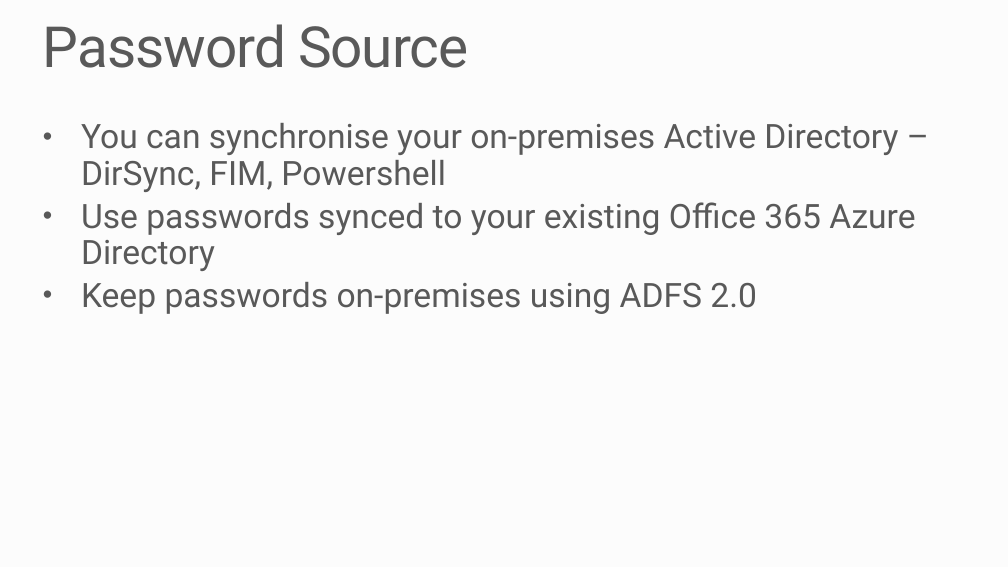
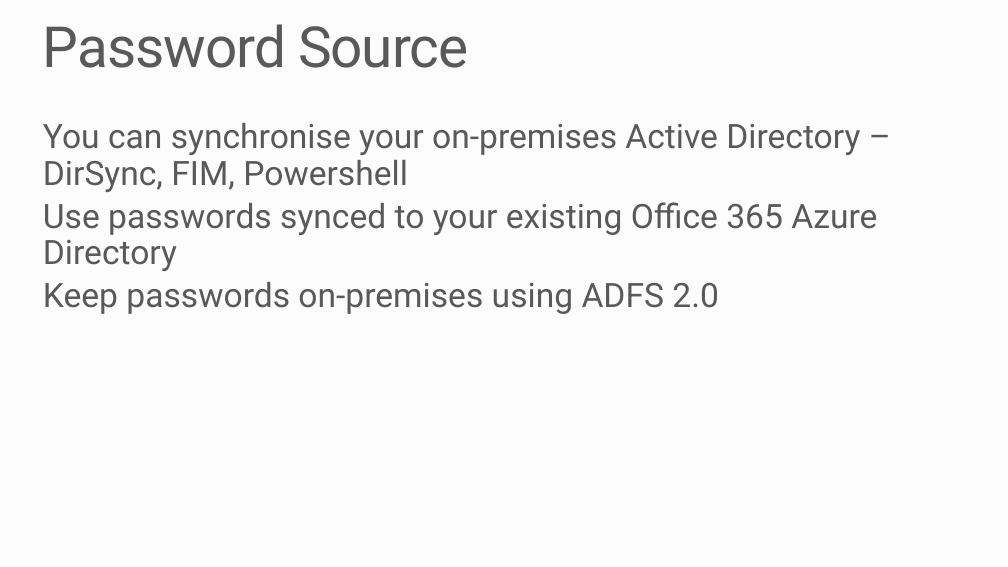
Before and after one commit to MRCollective/WindowsAzureBootcampPerth2014, a slide deck: slide 13 of 7_Authentication/Authentication.pptx (slide 15 before the commit). Drawn at 1008x567 pixels with LibreOffice and Linux fonts; fonts in the diff are those of the drawing. Boxes give left, top, right and bottom in pixels: in the first picture for what was removed or moved away, otherwise in the second. Text is boxed around its words. In the diff, an @@ line names an element or a change of style, - is before the commit and + after.

```diff
--- a/7_Authentication/Authentication.pptx
+++ b/7_Authentication/Authentication.pptx
@@ text "You can synchronise your on-premises ..." at [43, 123, 877, 314]: bullet • to none @@
```
Also in this commit, not shown: 7 other slides changed, 7 slides added, 17 slides removed, 5 other files.
